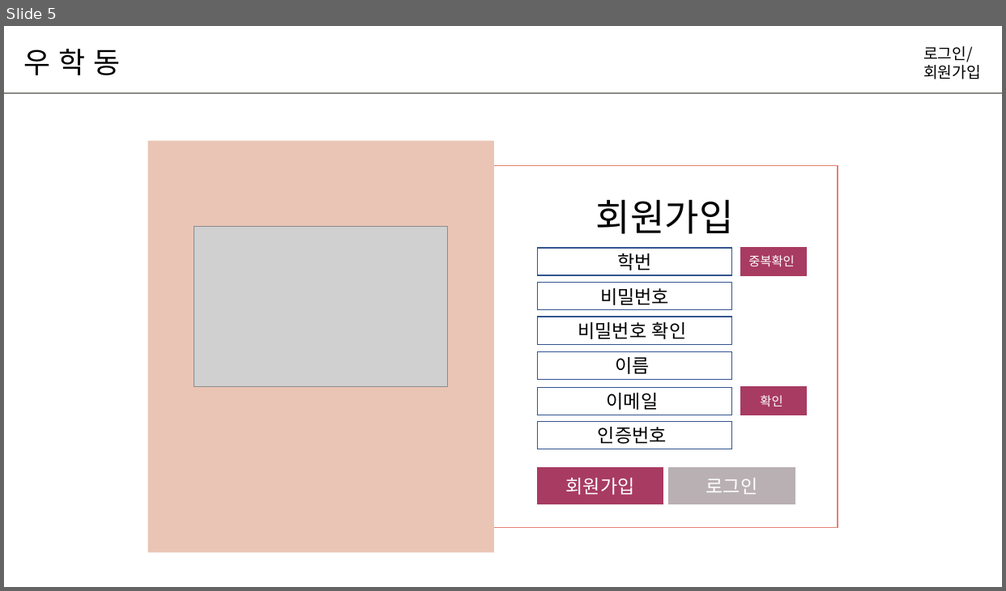
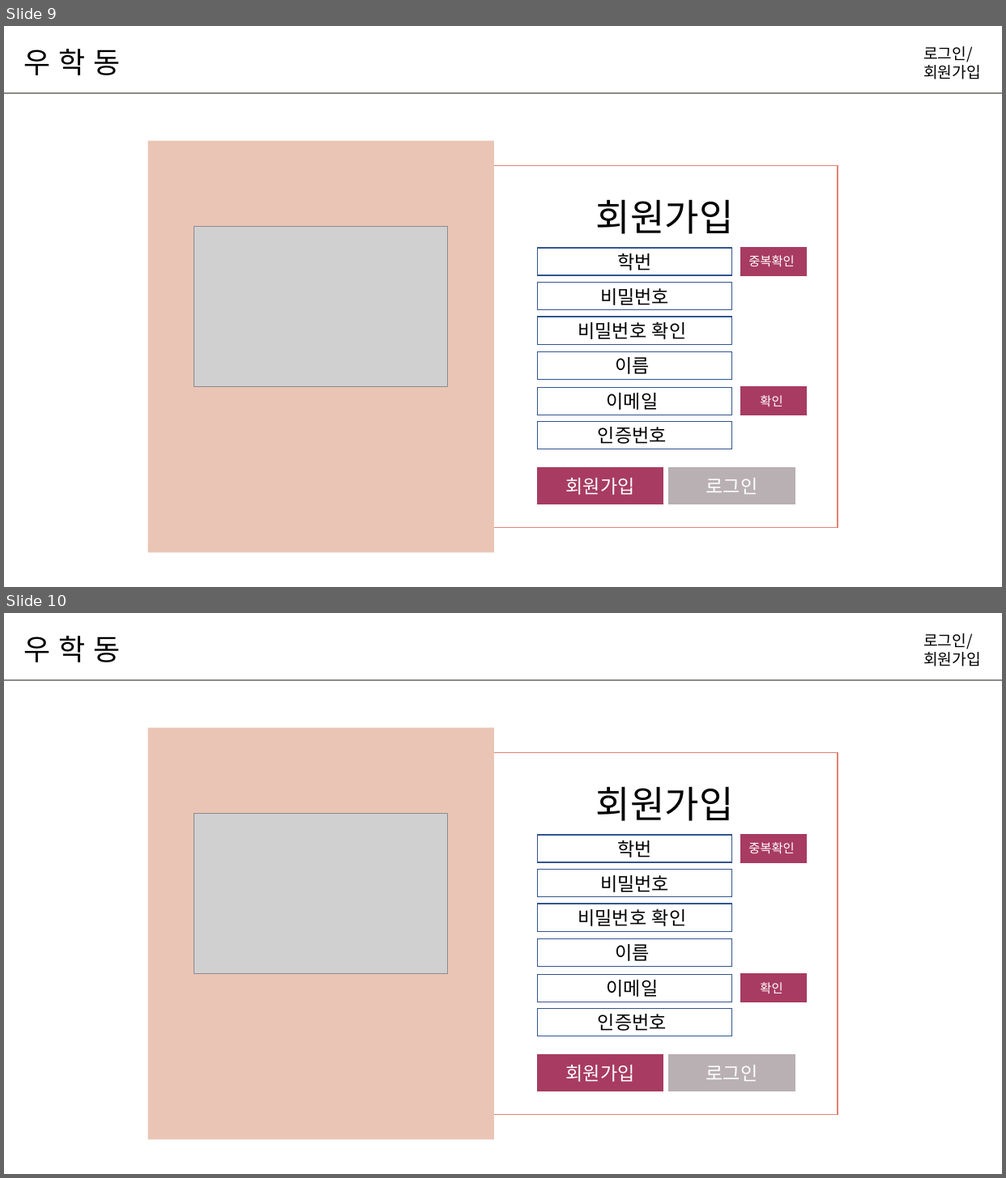
Before and after one commit to hyunniesss/ToyProject, a slide deck: document/와이어프레임/우학동_와이어프레임.pptx. Shown one above the other, each under a label of ours: slide 5 before the commit, slides 9 and 10 after it. The pictures are 1006x591 and 1006x1178 pixels, drawn with LibreOffice and Linux fonts; fonts in the diff are those of the drawing; grey boxes stand for pictures. Boxes give left, top, right and bottom in pixels: in the first picture for what was removed or moved away, otherwise in the second. Text is boxed around its words. In the diff, an @@ line names an element or a change of style, - is before the commit and + after.

```diff
--- a/document/와이어프레임/우학동_와이어프레임.pptx
+++ b/document/와이어프레임/우학동_와이어프레임.pptx
@@ slide 10 added at (4,613,1002,1174), background #FFFFFF @@
@@ text added at (24,636,121,662), 28 pt, text #000000 @@
+우 학 동
@@ text added at (923,633,981,666), 15 pt, text #000000 @@
+로그인/
+회원가입
@@ line added from (4, 680) to (1002, 680), #8B8A86 1.5 pt @@
@@ rectangle added at (147,727,493,1139), fill #EAC5B5 @@
@@ rectangle added at (493,752,838,1114), fill #FFFFFF, outline #E68073 1 pt @@
@@ text added at (596,786,734,821), 36 pt, text #000000 @@
+회원가입
@@ picture added at (194,814,448,973) @@
@@ rectangle added at (538,835,732,863), outline #325491 1 pt, 18 pt, text #000000 @@
+학번
@@ rectangle added at (740,835,807,863), fill #A83B61, outline #A83B61 1 pt, 12 pt, text #FFFFFF @@
+중복확인
@@ rectangle added at (538,870,732,897), fill #FFFFFF, outline #325491 1 pt, 18 pt, text #000000 @@
+비밀번호
@@ rectangle added at (538,905,732,932), fill #FFFFFF, outline #325491 1 pt, 18 pt, text #000000 @@
+비밀번호 확인
@@ rectangle added at (538,939,732,966), fill #FFFFFF, outline #325491 1 pt, 18 pt, text #000000 @@
+이름
@@ rectangle added at (538,974,732,1003), fill #FFFFFF, outline #325491 1 pt, 18 pt, text #000000 @@
+이메일
@@ rectangle added at (740,974,807,1003), fill #A83B61, outline #A83B61 1 pt, 12 pt, text #FFFFFF @@
+확인
@@ rectangle added at (538,1008,732,1036), fill #FFFFFF, outline #325491 1 pt, 18 pt, text #000000 @@
+인증번호
@@ rectangle added at (538,1055,663,1092), fill #A83B61, outline #A83B61 1 pt, 18 pt, text #FFFFFF @@
+회원가입
@@ rectangle added at (670,1055,795,1092), fill #B9B0B3, outline #B9B0B3 1 pt, 18 pt, text #FFFFFF @@
+로그인
@@ what was slide 5 is now slide 9 @@
```
Also in this commit, not shown: 5 slides changed, 9 other slides added, 1 other file.
